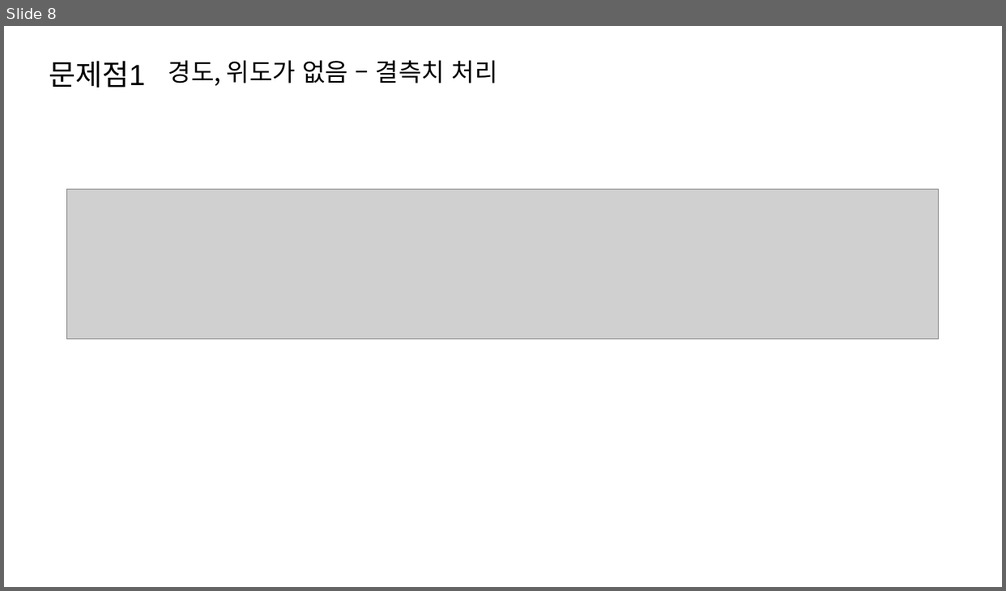
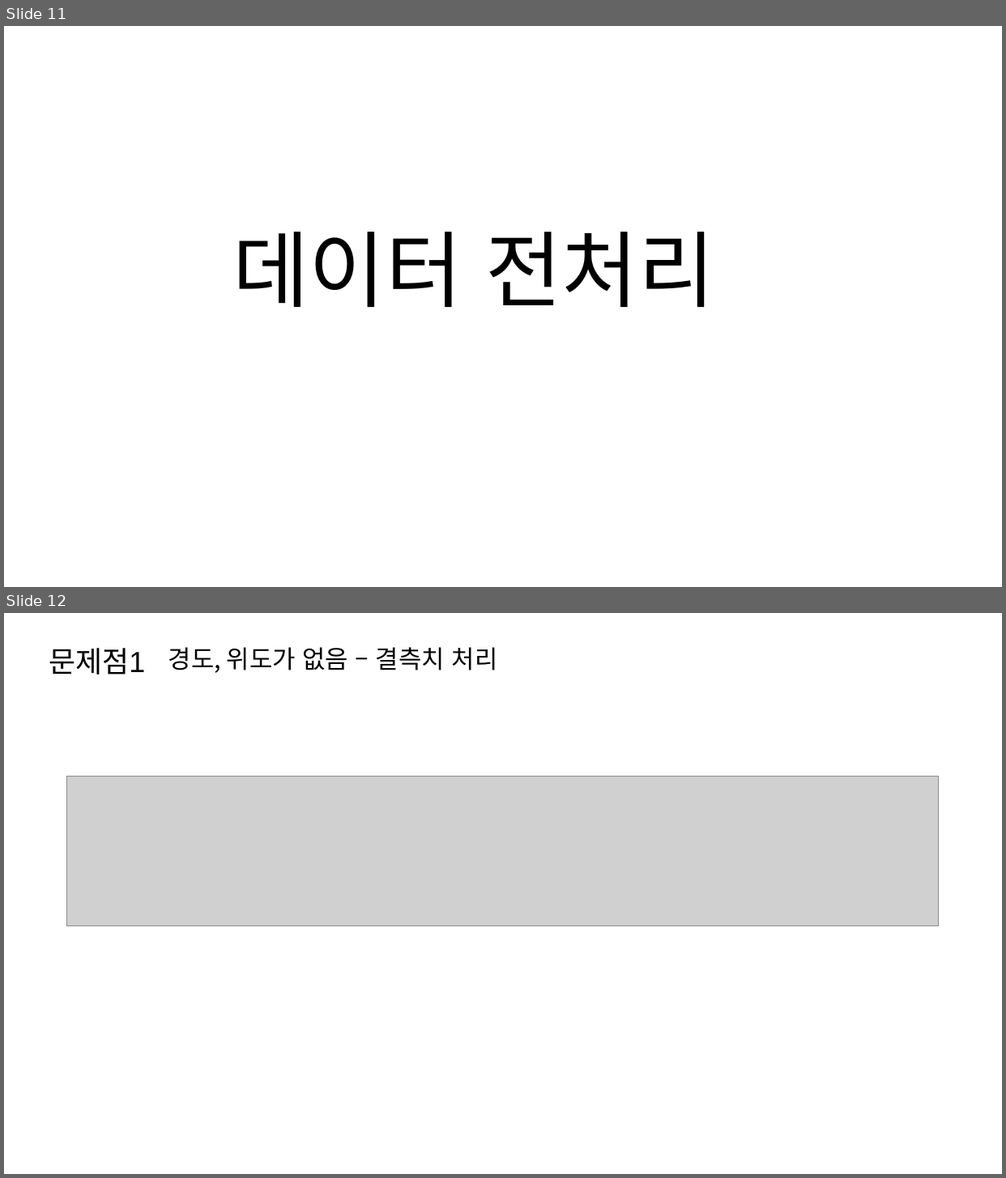
Before and after one commit to dev-hw/SeSAC-live_map, a slide deck: 230810.pptx. Shown one above the other, each under a label of ours: slide 8 before the commit, slides 11 and 12 after it. The pictures are 1006x591 and 1006x1178 pixels, drawn with LibreOffice and Linux fonts; fonts in the diff are those of the drawing; grey boxes stand for pictures. Boxes give left, top, right and bottom in pixels: in the first picture for what was removed or moved away, otherwise in the second. Text is boxed around its words. In the diff, an @@ line names an element or a change of style, - is before the commit and + after.

```diff
--- a/230810.pptx
+++ b/230810.pptx
@@ slide 11 added at (x1=4, y1=26, x2=1002, y2=587), background #FFFFFF @@
@@ text added at (x1=232, y1=232, x2=714, y2=307), 80 pt, text #000000 @@
+데이터 전처리
@@ what was slide 8 is now slide 12 @@
```
Also in this commit, not shown: 6 slides changed, 7 other slides added, 1 slide removed.
